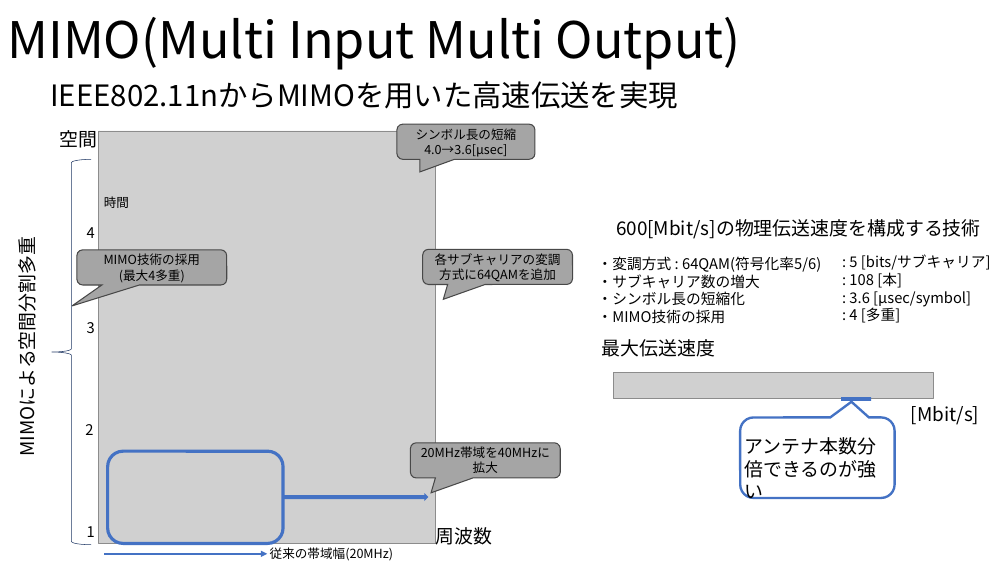
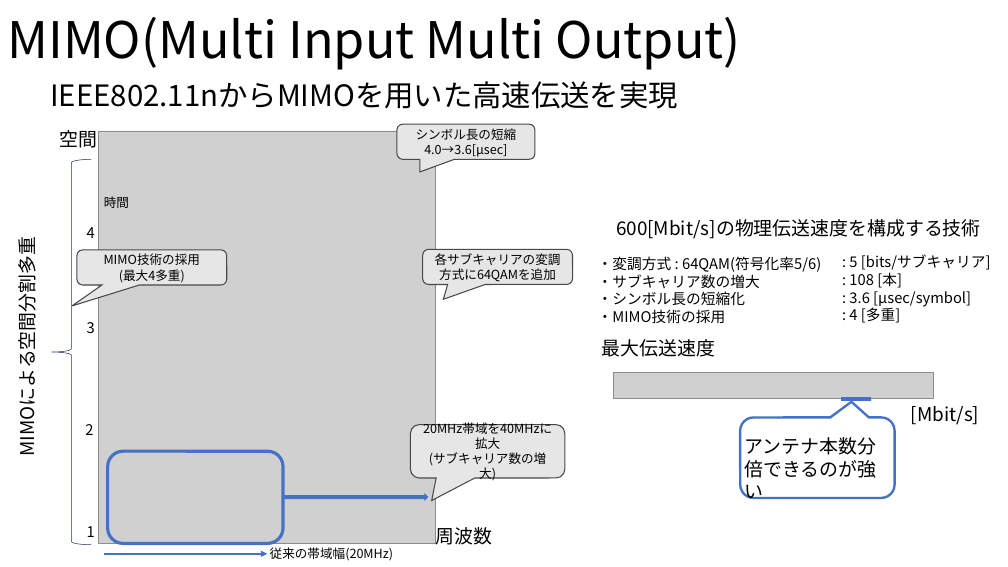
Before and after one commit to ryoww/seminar, a slide deck: slide 3 of MIMO/MIMO.pptx. Drawn at 1008x567 pixels with LibreOffice and Linux fonts; fonts in the diff are those of the drawing; grey boxes stand for pictures. Boxes give left, top, right and bottom in pixels: in the first picture for what was removed or moved away, otherwise in the second. Text is boxed around its words. In the diff, an @@ line names an element or a change of style, - is before the commit and + after.

Commit message:
update

```diff
--- a/MIMO/MIMO.pptx
+++ b/MIMO/MIMO.pptx
@@ fill #A5A5A5 to #E7E6E6 in 4 elements at (x1=397, y1=124, x2=535, y2=160), (x1=423, y1=250, x2=572, y2=285), (x1=77, y1=250, x2=227, y2=286), (x1=411, y1=425, x2=565, y2=479) @@
@@ rounded speech box "20MHz帯域を40MHzに拡大" resized from (x1=411, y1=443, x2=560, y2=479) to (x1=411, y1=425, x2=565, y2=479) @@
@@ text in rounded speech box at (x1=429, y1=452, x2=547, y2=480): paragraph added @@
+(サブキャリア数の増大)
```
Also in this commit, not shown: 1 other slide changed, 1 slide added.
